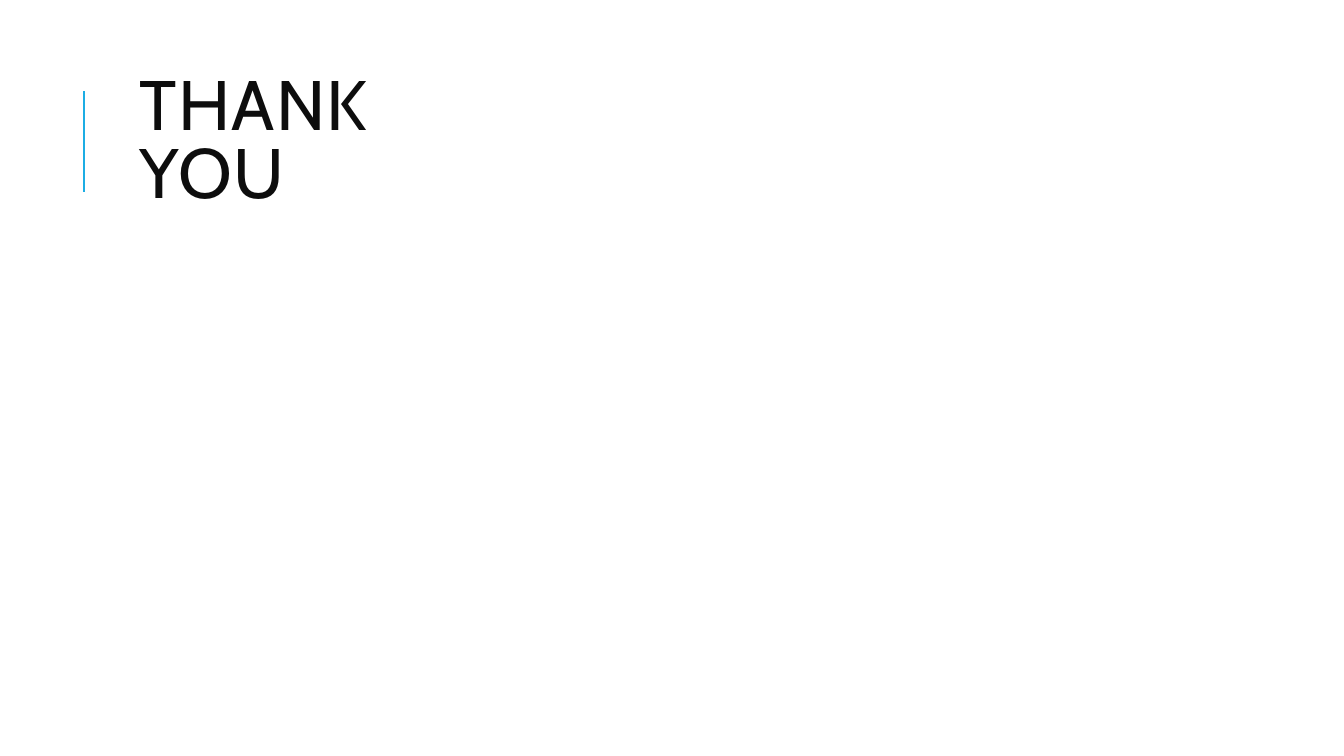
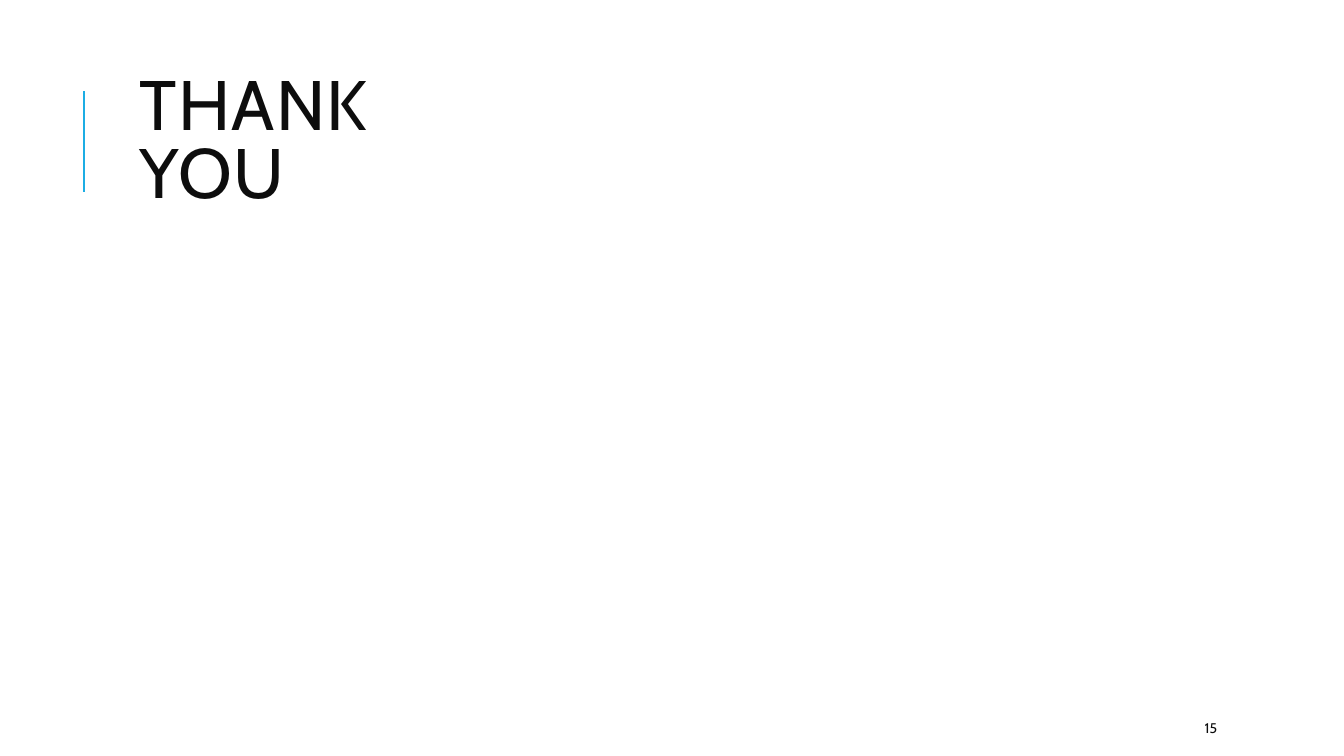
Before and after one commit to mrinmoysarkar/optimal-control, a slide deck: slide 15 of final-project/final-project.pptx. Drawn at 1344x756 pixels with LibreOffice and Linux fonts; fonts in the diff are those of the drawing. Boxes give left, top, right and bottom in pixels: in the first picture for what was removed or moved away, otherwise in the second. Text is boxed around its words. In the diff, an @@ line names an element or a change of style, - is before the commit and + after.

```diff
--- a/final-project/final-project.pptx
+++ b/final-project/final-project.pptx
@@ page number added at <box>1205,723,1217,733</box>, 10 pt, text #0D0D0D @@
+15
```
Also in this commit, not shown: 14 other slides changed, 2 other files.
